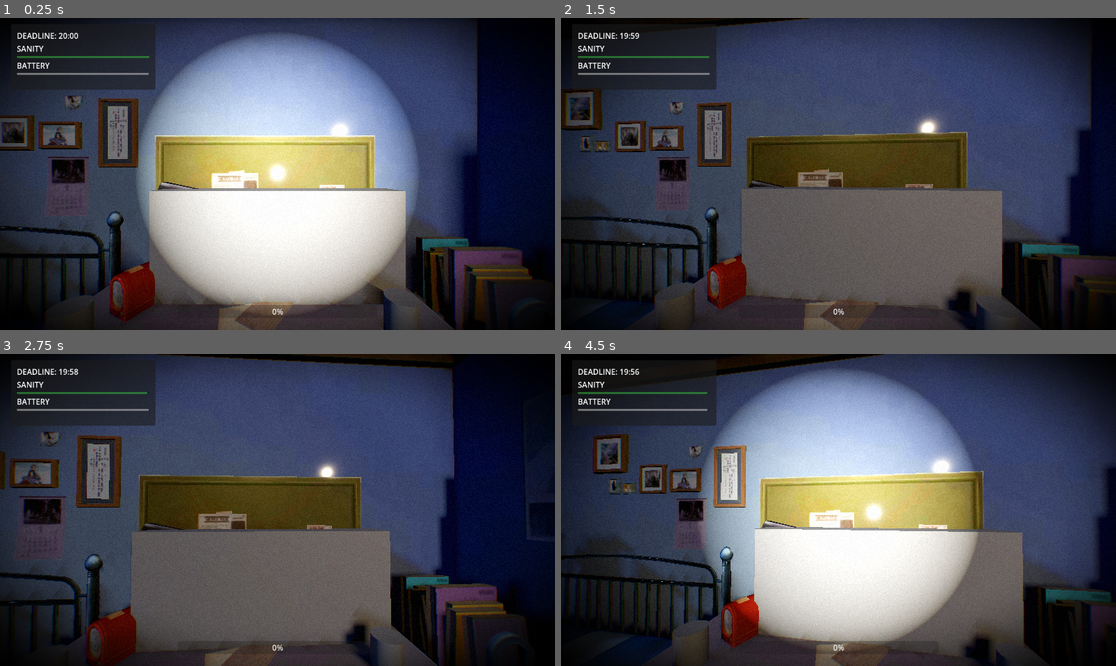
Above: before the commit, frames 1-4 (two rows, left to right).
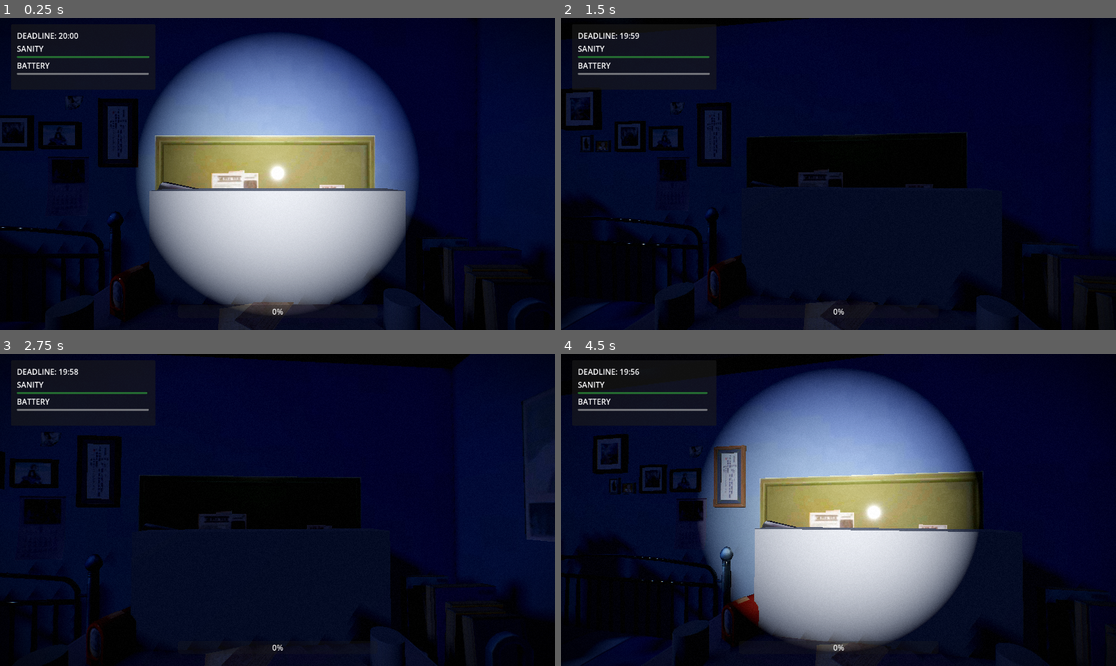
Above: after the commit, the same moments.

Repository: CahyoAditya/Deadline-Slayer-The-Ilham-Effect
Game: Godot game, scene res://Scenes/Main.tscn
Two runs of this game, one before a commit and one after it. Both use one fixed random seed, a clock stepped at 60 frames per second and the inputs below.
Inputs (mouse positions are in pixels of both pictures, inside the frame that each line leads up to):
- Up to frame 1 (0.25 s): no input
- Up to frame 2 (1.5 s): tap Enter at 0.5 s; move the mouse to (866, 174) at 0.52 s; hold F (flashlight) 0.53-1.28 s; move the mouse to (810, 174) at 1.27 s; tap E (interact) at 1.35 s
- Up to frame 3 (2.75 s): tap Space at 2 s; move the mouse to (288, 503) at 2.02 s; tap V at 2.1 s
- Up to frame 4 (4.5 s): tap Enter at 2.75 s; move the mouse to (832, 516) at 2.77 s; tap F (flashlight) at 2.85 s; tap Space at 3.5 s; move the mouse to (877, 513) at 3.52 s; hold E (interact) 3.53-4.28 s; move the mouse to (794, 506) at 4.27 s; tap V at 4.35 s

The runs differ from the first frame. In frame 1, 73% of the frame differs, in the area x 0-100%, y 0-100%; in frame 2, 78%; in frame 3, 69%; in frame 4, 78%.

Commit message:
feat: vfx for sanity added

Diff:
--- a/Scenes/Main.tscn
+++ b/Scenes/Main.tscn
@@ -8,6 +8,8 @@
 [ext_resource type="PackedScene" path="res://Scenes/Props/KopiItem.tscn" id="8_kopi"]
 [ext_resource type="PackedScene" path="res://Scenes/Props/BatteryPickup.tscn" id="9_battery"]
 [ext_resource type="PackedScene" path="res://Scenes/Entities/Specter.tscn" id="10_specter"]
+[ext_resource type="Shader" uid="uid://b8t1eosuff2cn" path="res://Shaders/SanityDistort.gdshader" id="11_distort"]
+[ext_resource type="Script" uid="uid://bo3lj06bn7y24" path="res://Scripts/UI/PostProcessController.gd" id="12_controller"]
 
 [sub_resource type="Environment" id="Environment_1"]
 background_mode = 1
@@ -17,6 +19,11 @@
 tonemap_mode = 2
 glow_enabled = true
 glow_strength = 0.8
+
+[sub_resource type="ShaderMaterial" id="ShaderMaterial_2"]
+shader = ExtResource("11_distort")
+shader_parameter/distort_amount = 0.0
+shader_parameter/distort_speed = 3.0
 
 [sub_resource type="ShaderMaterial" id="ShaderMaterial_1"]
 shader = ExtResource("3_post")
@@ -40,6 +47,7 @@
 
 [node name="RoomLamp" type="OmniLight3D" parent="."]
 transform = Transform3D(1, 0, 0, 0, 1, 0, 0, 0, 1, 0, 2.5, -2)
+visible = false
 light_color = Color(1, 0.882353, 0.627451, 1)
 light_energy = 0.8
 shadow_enabled = true
@@ -69,8 +77,18 @@
 [node name="HUD" parent="." instance=ExtResource("6_hud")]
 
 [node name="PostProcessLayer" type="CanvasLayer" parent="."]
+script = ExtResource("12_controller")
 
-[node name="ColorRect" type="ColorRect" parent="PostProcessLayer"]
+[node name="DistortRect" type="ColorRect" parent="PostProcessLayer"]
+material = SubResource("ShaderMaterial_2")
+anchors_preset = 15
+anchor_right = 1.0
+anchor_bottom = 1.0
+grow_horizontal = 2
+grow_vertical = 2
+mouse_filter = 2
+
+[node name="PostProcessRect" type="ColorRect" parent="PostProcessLayer"]
 material = SubResource("ShaderMaterial_1")
 anchors_preset = 15
 anchor_right = 1.0
--- /dev/null
+++ b/Scripts/UI/PostProcessController.gd
@@ -0,0 +1,50 @@
+extends CanvasLayer
+
+@onready var post_process_rect: ColorRect = $PostProcessRect
+@onready var distort_rect: ColorRect = $DistortRect
+
+var post_process_mat: ShaderMaterial
+var distort_mat: ShaderMaterial
+
+func _ready() -> void:
+	if post_process_rect:
+		post_process_mat = post_process_rect.material as ShaderMaterial
+	if distort_rect:
+		distort_mat = distort_rect.material as ShaderMaterial
+
+	EventBus.sanity_changed.connect(_on_sanity_changed)
+	# Set initial sanity values
+	_on_sanity_changed(100.0)
+
+func _on_sanity_changed(sanity: float) -> void:
+	# sanity_factor goes from 0.0 (100% sanity) to 1.0 (0% sanity)
+	var sanity_factor = 1.0 - (sanity / 100.0)
+
+	if post_process_mat:
+		# Aberration: 0.1 (sane) to 28.0 (insane) - massive color separation!
+		var ab_amount = lerpf(0.1, 28.0, sanity_factor)
+		post_process_mat.set_shader_parameter("aberration_amount", ab_amount)
+
+		# Vignette Opacity: 0.4 (sane) to 0.98 (insane) - almost black borders!
+		var vig_opacity = lerpf(0.4, 0.98, sanity_factor)
+		post_process_mat.set_shader_parameter("vignette_opacity", vig_opacity)
+
+		# Vignette Intensity: 0.4 (sane) to 0.95 (insane) - closes in on the center of the screen!
+		var vig_intensity = lerpf(0.4, 0.95, sanity_factor)
+		post_process_mat.set_shader_parameter("vignette_intensity", vig_intensity)
+
+		# Film Grain: 0.03 (sane) to 0.5 (insane) - extremely noisy and degraded feed!
+		var grain_amt = lerpf(0.03, 0.5, sanity_factor)
+		post_process_mat.set_shader_parameter("grain_amount", grain_amt)
+
+	if distort_mat:
+		if sanity < 30.0:
+			# Map sanity 30..0 to distort_amount 0.0..0.14 - extreme wall-bending distortion!
+			var distort_factor = 1.0 - (sanity / 30.0)
+			var distort_amt = lerpf(0.0, 0.14, distort_factor)
+			distort_mat.set_shader_parameter("distort_amount", distort_amt)
+			# Speed up the distortion wave speed as sanity drops (3.0 to 8.0)
+			var distort_spd = lerpf(3.0, 8.0, distort_factor)
+			distort_mat.set_shader_parameter("distort_speed", distort_spd)
+		else:
+			distort_mat.set_shader_parameter("distort_amount", 0.0)
--- /dev/null
+++ b/Shaders/SanityDistort.gdshader
@@ -0,0 +1,15 @@
+shader_type canvas_item;
+
+uniform sampler2D screen_texture : hint_screen_texture, repeat_disable, filter_nearest;
+uniform float distort_amount : hint_range(0.0, 0.1) = 0.0;
+uniform float distort_speed = 3.0;
+
+void fragment() {
+	vec2 uv = SCREEN_UV;
+	if (distort_amount > 0.0) {
+		// Apply sinusoidal wave distortion
+		uv.x += sin(uv.y * 20.0 + TIME * distort_speed) * distort_amount;
+		uv.y += cos(uv.x * 20.0 + TIME * distort_speed) * distort_amount;
+	}
+	COLOR = texture(screen_texture, uv);
+}
Not shown: 1 places in Scenes/Main.tscn that only renumber resources
Not shown, added: Scripts/UI/PostProcessController.gd.uid
Not shown, added: Shaders/SanityDistort.gdshader.uid
